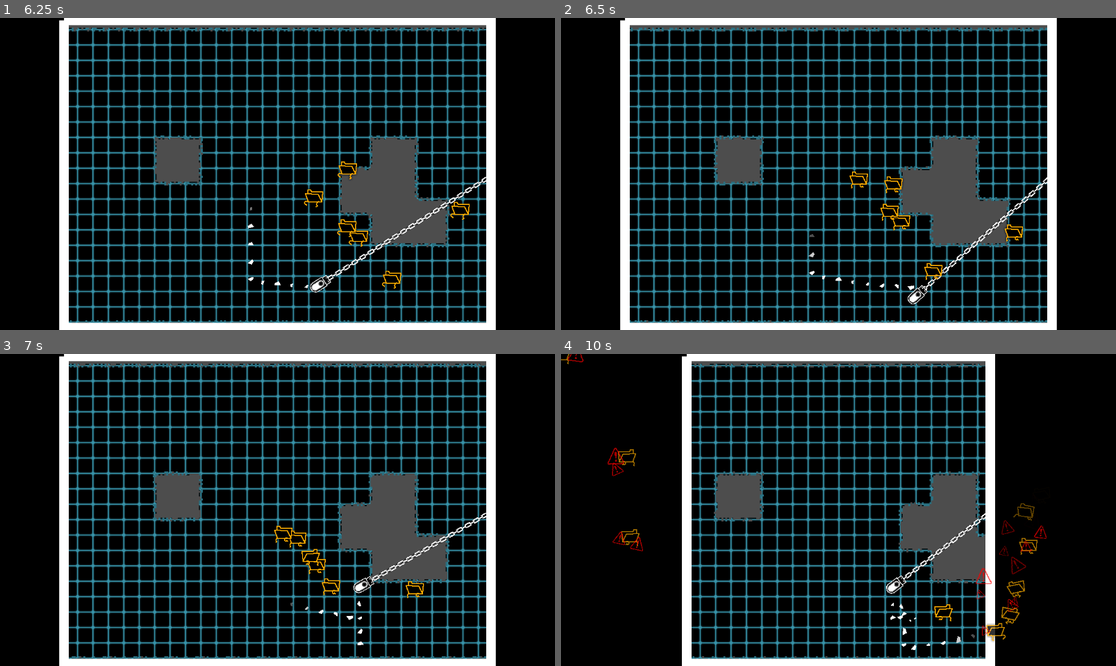
Above: before the commit, frames 1-4 (two rows, left to right).
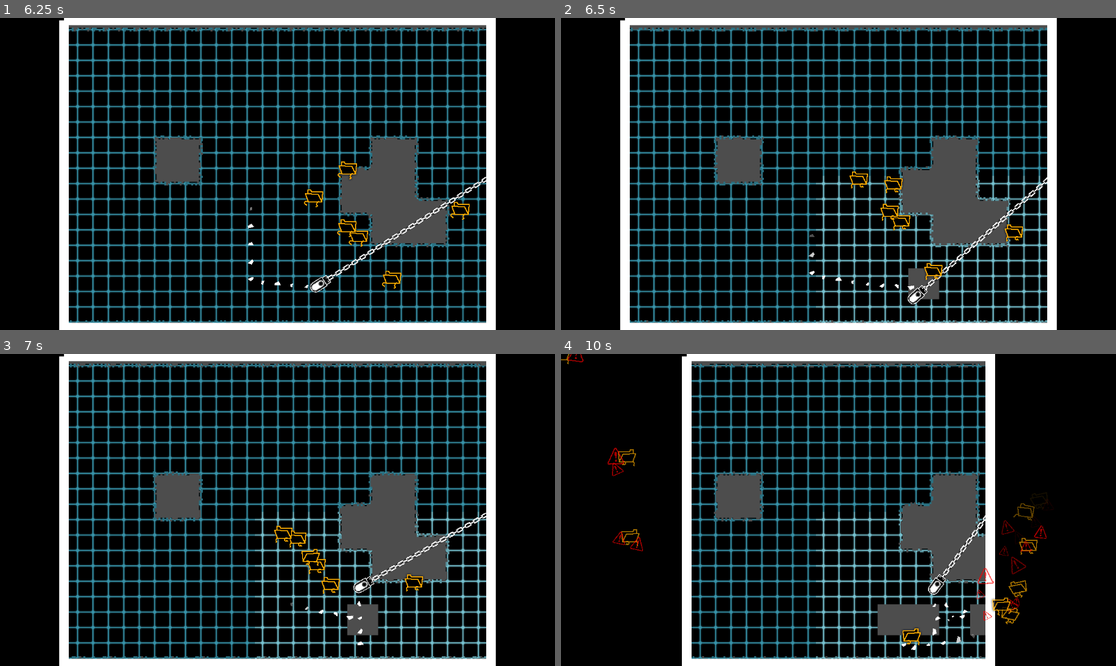
Above: after the commit, the same moments.

Repository: SomeSortOfSam/Hardest_Drive
Game: Godot game, scene res://scenes/gamplay.tscn
Two runs of this game, one before a commit and one after it. Both use one fixed random seed, a clock stepped at 60 frames per second and the inputs below. Sound files missing from this copy of the repository are replaced by a short silence.
Inputs (mouse positions are in pixels of both pictures, inside the frame that each line leads up to):
- Up to frame 1 (6.25 s): move the mouse to (399, 158) at 0.52 s; hold D (player_right) 0.53-1.28 s; click (399, 158) at 0.67 s; move the mouse to (166, 189) at 1.27 s; hold S (player_down) 1.28-2.03 s; move the mouse to (333, 105) at 2.02 s; hold D (player_right) 2.03-2.78 s; move the mouse to (249, 236) at 2.77 s; hold W (player_up) 2.78-3.53 s; click (249, 236) at 2.92 s; move the mouse to (444, 220) at 3.52 s; hold A (player_left) 3.53-5.03 s; move the mouse to (111, 127) at 4.27 s; move the mouse to (305, 174) at 5.02 s; hold S (player_down) 5.03-5.78 s; click (305, 174) at 5.17 s; move the mouse to (194, 96) at 5.77 s; hold D (player_right) from 5.78 s (still down)
- Up to frame 2 (6.5 s): keep holding D (player_right)
- Up to frame 3 (7 s): move the mouse to (399, 494) at 6.52 s; release D (player_right) at 6.53 s; hold W (player_up) from 6.53 s (still down)
- Up to frame 4 (10 s): move the mouse to (727, 525) at 7.27 s; release W (player_up) at 7.28 s; hold D (player_right) 7.28-8.03 s; click (727, 525) at 7.42 s; move the mouse to (894, 441) at 8.02 s; hold S (player_down) 8.03-8.78 s; move the mouse to (810, 572) at 8.77 s; hold A (player_left) 8.78-9.53 s; move the mouse to (1005, 556) at 9.52 s; hold W (player_up) from 9.53 s (still down); click (1005, 556) at 9.67 s

Frame 1 is identical in both runs. In frame 2, 3.4% of the frame differs, in the area x 45-88%, y 50-98%; in frame 3, 3.7%; in frame 4, 4.4%, in the area x 45-88%, y 46-98%.

Commit message:
Fixed tilemap locality problem

Diff:
--- a/scripts/enemy.gd
+++ b/scripts/enemy.gd
@@ -72,7 +72,7 @@
 		die()
 		return
 	velocity += (global_position - area.global_position).normalized() * movement_speed * 3
-	var cell = tilemap.local_to_map(position)
+	var cell = tilemap.local_to_map(tilemap.to_local(global_position))
 	tilemap.erase_cell(0,cell)
 	tilemap.force_update()
 	nav_enabled = false
